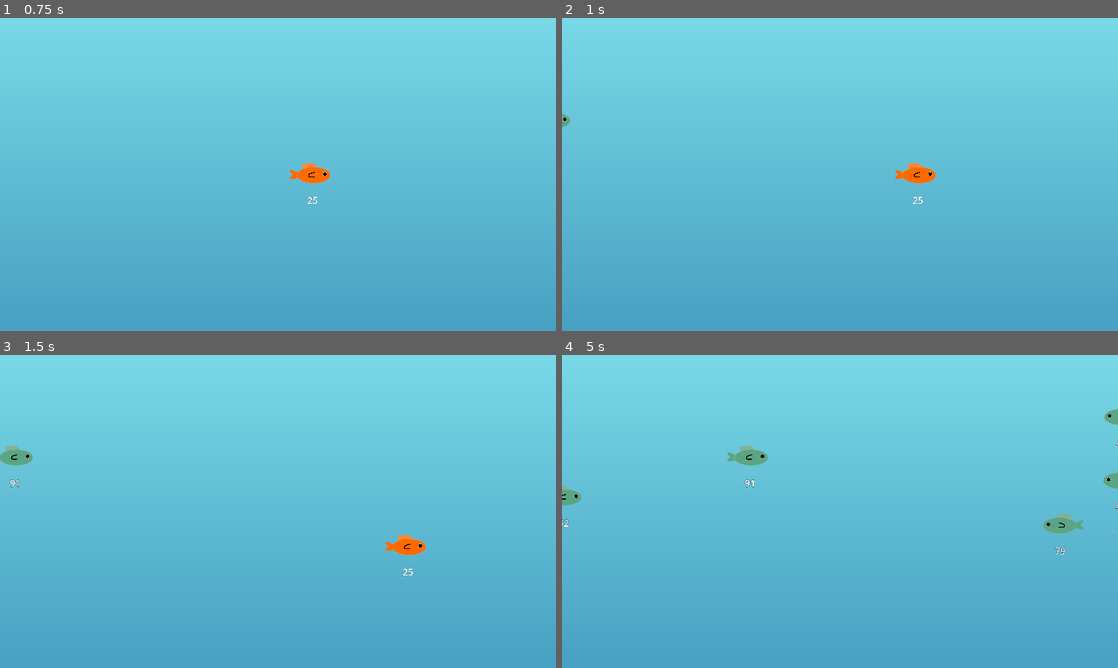
Above: before the commit, frames 1-4 (two rows, left to right).
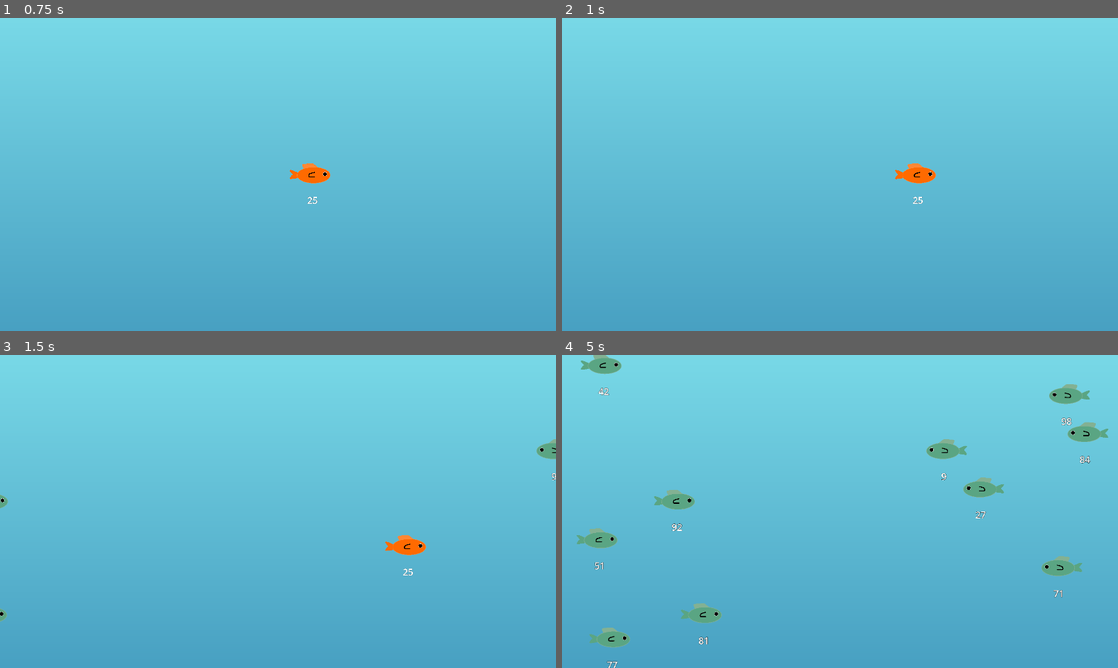
Above: after the commit, the same moments.

Repository: ForlornU/Fishy-example-game
Game: Godot game, scene res://Scenes/MainScene.tscn
Two runs of this game, one before a commit and one after it. Both use one fixed random seed, a clock stepped at 60 frames per second and the inputs below.
Inputs:
- Up to frame 1 (0.75 s): tap Enter at 0.5 s; hold Right (move_right) from 0.53 s (still down)
- Up to frame 2 (1 s): keep holding Right (move_right)
- Up to frame 3 (1.5 s): release Right (move_right) at 1.28 s; hold Down (move_down) from 1.28 s (still down)
- Up to frame 4 (5 s): release Down (move_down) at 2.03 s; hold Right (move_right) 2.03-2.78 s; hold Up (move_up) 2.78-3.53 s; hold Left (move_left) from 3.53 s (still down)

Frame 1 is identical in both runs. In frame 2, less than 0.1% of the frame differs, in the area x 0-2%, y 30-36%; in frame 3, 0.6%; in frame 4, 4.4%, in the area x 0-100%, y 0-100%.

Commit message:
Responsibilities, groups

Diff:
--- a/Assets/EnemyFish.gd
+++ b/Assets/EnemyFish.gd
@@ -4,16 +4,25 @@
 var distance_traveled : float = 0
 var distance_to_end = 1920 + 500
 
+func init_fish():
+	#Randomize fish values
+	move_speed = randf_range(1, 3)
+	size = randi_range(1, 99)
+	text.text = str(size)
+	turn() # Turn to face direction after spawning
+
 func _process(delta):
 	#Move across the screen
-	turn() #NOTE Does not need to turn every frame
 	position += direction * move_speed
 	distance_traveled += direction.length() * move_speed
 	if(distance_traveled > distance_to_end):
 		queue_free()
 
 func _on_body_entered(player : Fish):
-	#What happens when colliding with player. NOTE Any collider works atm
+	#What happens when colliding with player.
+	if(not player.is_in_group("player")):
+		return
+
 	if(player.size > size):
 		queue_free()
 		player.grow()
--- a/Assets/EnemyFish.tscn
+++ b/Assets/EnemyFish.tscn
@@ -2,14 +2,17 @@
 
 [ext_resource type="Script" path="res://Assets/EnemyFish.gd" id="1_pi7jt"]
 [ext_resource type="Texture2D" uid="uid://dmvgrdqquqy1f" path="res://Assets/FishSpriteTeal.png" id="2_xpwao"]
-[ext_resource type="PackedScene" uid="uid://drc5lkss2mq8p" path="res://Assets/fish_collider.tscn" id="3_aub2o"]
 
 [sub_resource type="LabelSettings" id="LabelSettings_tl8ux"]
 font_size = 32
 outline_size = 3
 outline_color = Color(0, 0, 0, 1)
 
-[node name="EnemyFish" type="Area2D" node_paths=PackedStringArray("text", "sprite")]
+[sub_resource type="CapsuleShape2D" id="CapsuleShape2D_bi02o"]
+radius = 26.0
+height = 116.0
+
+[node name="EnemyFish" type="Area2D" node_paths=PackedStringArray("text", "sprite") groups=["enemy_fish"]]
 script = ExtResource("1_pi7jt")
 text = NodePath("Label")
 sprite = NodePath("Sprite2D")
@@ -36,8 +39,9 @@
 horizontal_alignment = 1
 vertical_alignment = 1
 
-[node name="FishCollider" parent="." instance=ExtResource("3_aub2o")]
-position = Vector2(-3, -24)
-scale = Vector2(1, 1.016)
+[node name="CollisionShape2D" type="CollisionShape2D" parent="."]
+position = Vector2(1, 3)
+rotation = 1.5708
+shape = SubResource("CapsuleShape2D_bi02o")
 
 [connection signal="body_entered" from="." to="." method="_on_body_entered"]
--- a/Assets/Player.tscn
+++ b/Assets/Player.tscn
@@ -12,7 +12,7 @@
 radius = 22.0
 height = 120.0
 
-[node name="Player" type="CharacterBody2D" node_paths=PackedStringArray("player_body", "text", "sprite")]
+[node name="Player" type="CharacterBody2D" node_paths=PackedStringArray("player_body", "text", "sprite") groups=["player"]]
 position = Vector2(0, -1)
 script = ExtResource("1_441f7")
 player_body = NodePath(".")
@@ -37,11 +37,11 @@
 horizontal_alignment = 1
 vertical_alignment = 1
 
+[node name="Sprite" type="Sprite2D" parent="."]
+scale = Vector2(0.08, 0.08)
+texture = ExtResource("2_bq4jx")
+
 [node name="CollisionShape2D" type="CollisionShape2D" parent="."]
 position = Vector2(0, 1)
 rotation = 1.5708
 shape = SubResource("CapsuleShape2D_mxfvp")
-
-[node name="Sprite" type="Sprite2D" parent="."]
-scale = Vector2(0.08, 0.08)
-texture = ExtResource("2_bq4jx")
--- a/Scenes/MainScene.tscn
+++ b/Scenes/MainScene.tscn
@@ -24,7 +24,7 @@
 
 [node name="Fishspawner" type="Node" parent="."]
 script = ExtResource("3_ookas")
-spawn_rate = 0.8
+spawn_rate = 0.1
 
 [node name="Label" type="Label" parent="."]
 offset_left = -383.0
--- a/Script/FishSpawner.gd
+++ b/Script/FishSpawner.gd
@@ -3,8 +3,7 @@
 const ENEMY_FISH = preload("res://Assets/EnemyFish.tscn")
 const PLAYER_FISH = preload("res://Assets/Player.tscn")
 
-var max_fish_count = 10
-
+@export var max_fish_count = 10
 @export var spawn_rate := float(1)
 var spawn_timer = 0
 
@@ -20,10 +19,11 @@
 	var newfish = ENEMY_FISH.instantiate()
 	add_child(newfish)
 	init_fish(newfish)
+	newfish.init_fish()
 
 func _process(delta):
 	#Spawn a fish every x seconds
-	if(spawn_timer <= 0):
+	if(spawn_timer <= 0 and get_tree().get_nodes_in_group("enemy_fish").size() < max_fish_count):
 		spawn_fish()
 		spawn_timer = spawn_rate
 	else:
@@ -41,12 +41,7 @@
 		start_position.x = 1920 + 200
 		fish.direction = Vector2(-1,0)
 
-	#Randomize fish values
-	fish.move_speed = randf_range(1, 3)
-	fish.size = randi_range(1, 99)
-	fish.text.text = str(fish.size)
-
 	#randomize y
-	var random_y = randf_range(62, 685)
+	var random_y = randf_range(20, 1060) #20 pixel margin
 	start_position.y = random_y
 	fish.position = start_position
